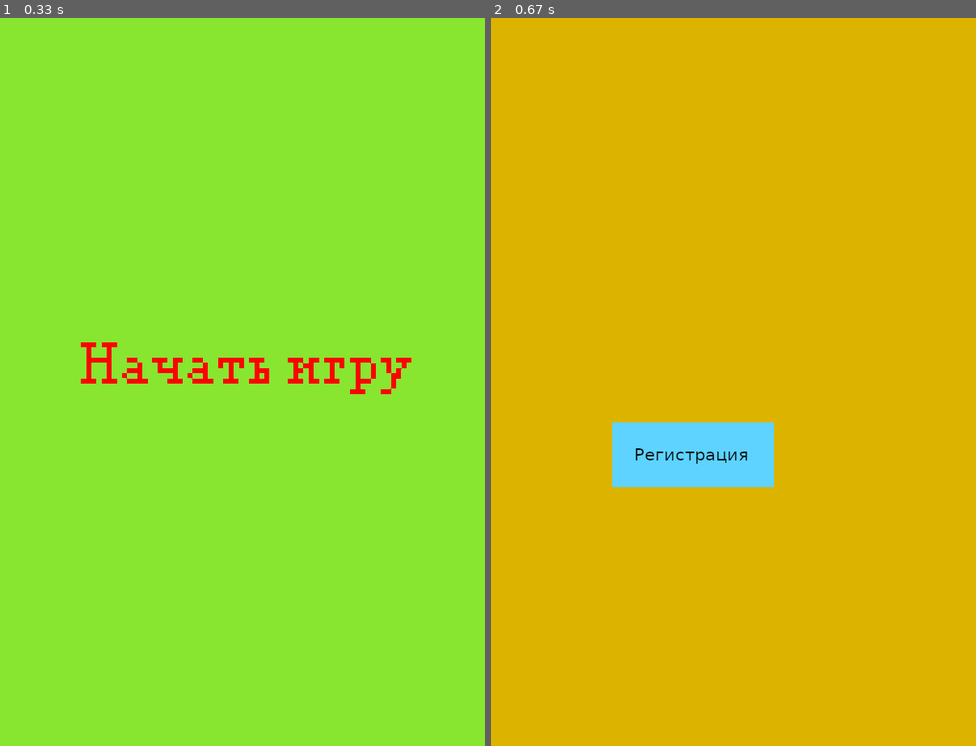
Above: before the commit, frames 1-2 (left to right).
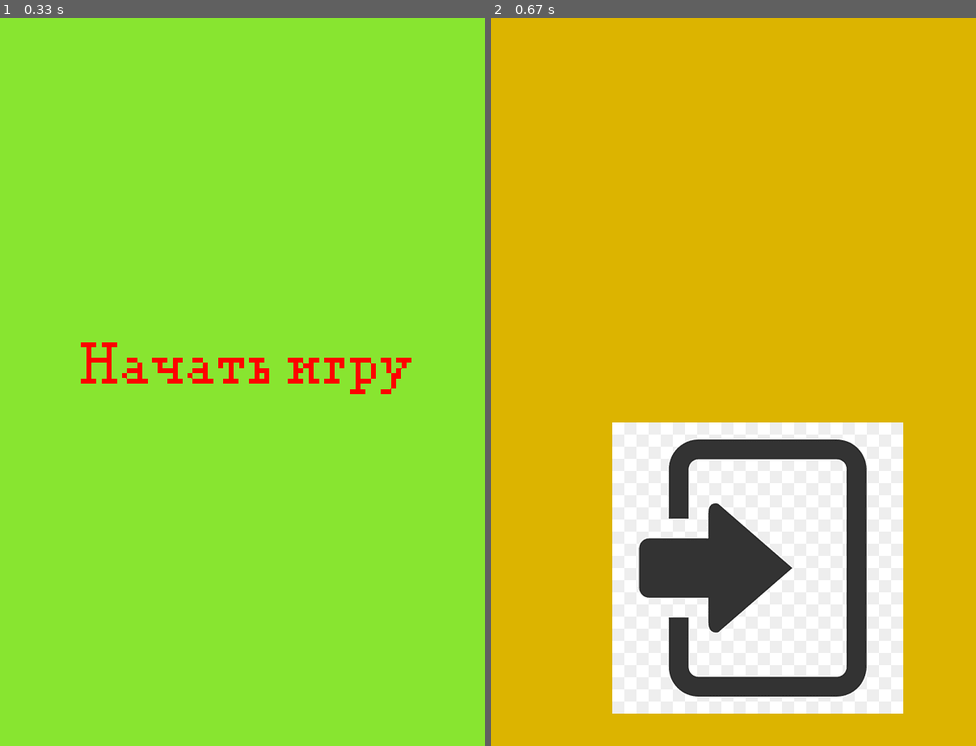
Above: after the commit, the same moments.

Repository: GregVtor/Pygame_Project
Game: pygame game, started from main.py
Two runs of this game, one before a commit and one after it. Both use one fixed random seed, a clock stepped at 60 frames per second and the inputs below.
Inputs (mouse positions are in pixels of both pictures, inside the frame that each line leads up to):
- Up to frame 1 (0.33 s): no input
- Up to frame 2 (0.67 s): click (733, 382) at 0.38 s

Frame 1 is identical in both runs. In frame 2, 24% of the frame differs, in the area x 25-85%, y 55-96%.

Commit message:
add_login

Diff:
--- a/main.py
+++ b/main.py
@@ -59,8 +59,52 @@
             col -= 1
 
 
-def login(screen, clock): ...  # Сава пиши тут
+def login(screen, clock): # Сава пиши тут
+    running = True
+    text = ''
+    font = pygame.font.Font(font_adr('Pixel Times.ttf'), 56)
+    col = 0
 
+    def check(*args, **kwargs):
+        nonlocal running
+        nonlocal text
+        error = False
+        if not text:
+            return
+        if db_con(f'SELECT id FROM Users WHERE Name == "{text}"').fetchone():
+            running = False
+        elif not db_con(f'SELECT id FROM Users WHERE Name == "{text}"').fetchone():
+            error = True
+            font = pygame.font.Font(font_adr('Pixel Times.ttf'), 64)
+            text1 = font.render('Hello Привет', False, (180, 0, 0))
+
+            screen.blit(text1, (10, 50))
+
+            pygame.display.update()
+
+
+
+    group = pygame.sprite.Group()
+    sprite = GameButton(group, {'start': [['login_btn.png'],
+                                          1, 1]}, (6, 900), (150, 500), check)
+
+    while running:
+        text_s = font.render(text, False, 'red')
+        screen.fill((220, 180, 0))
+        tick = Clock.tick(FPS) / 1000
+        for event in pygame.event.get():
+            if event.type == pygame.QUIT:
+                pygame.quit()
+            if event.type == pygame.KEYDOWN and event.unicode.lower() in ALLOW and len(
+                    text) <= 13:
+                text += event.unicode
+        if pygame.key.get_pressed()[pygame.K_BACKSPACE] and col == 0:
+            text = text[:-1]
+            col = 10
+        screen.blit(text_s, (100, 400))
+        group.draw(screen)
+        group.update(tick)
+        pygame.display.flip()
 
 def start_screen(screen, clock):
     running = True
Binary file added: data/texture/login_btn.png
Binary file changed: identifier.sqlite
